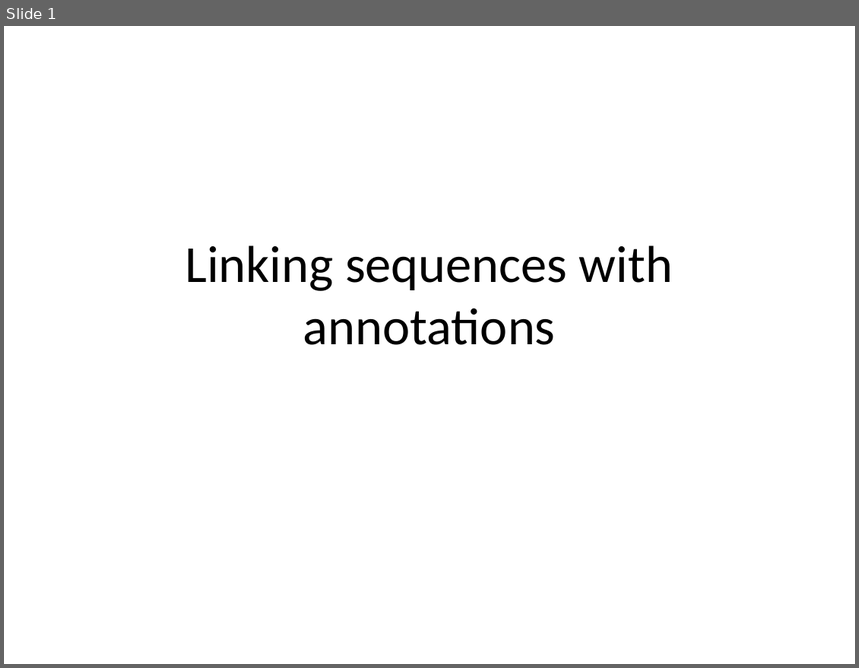
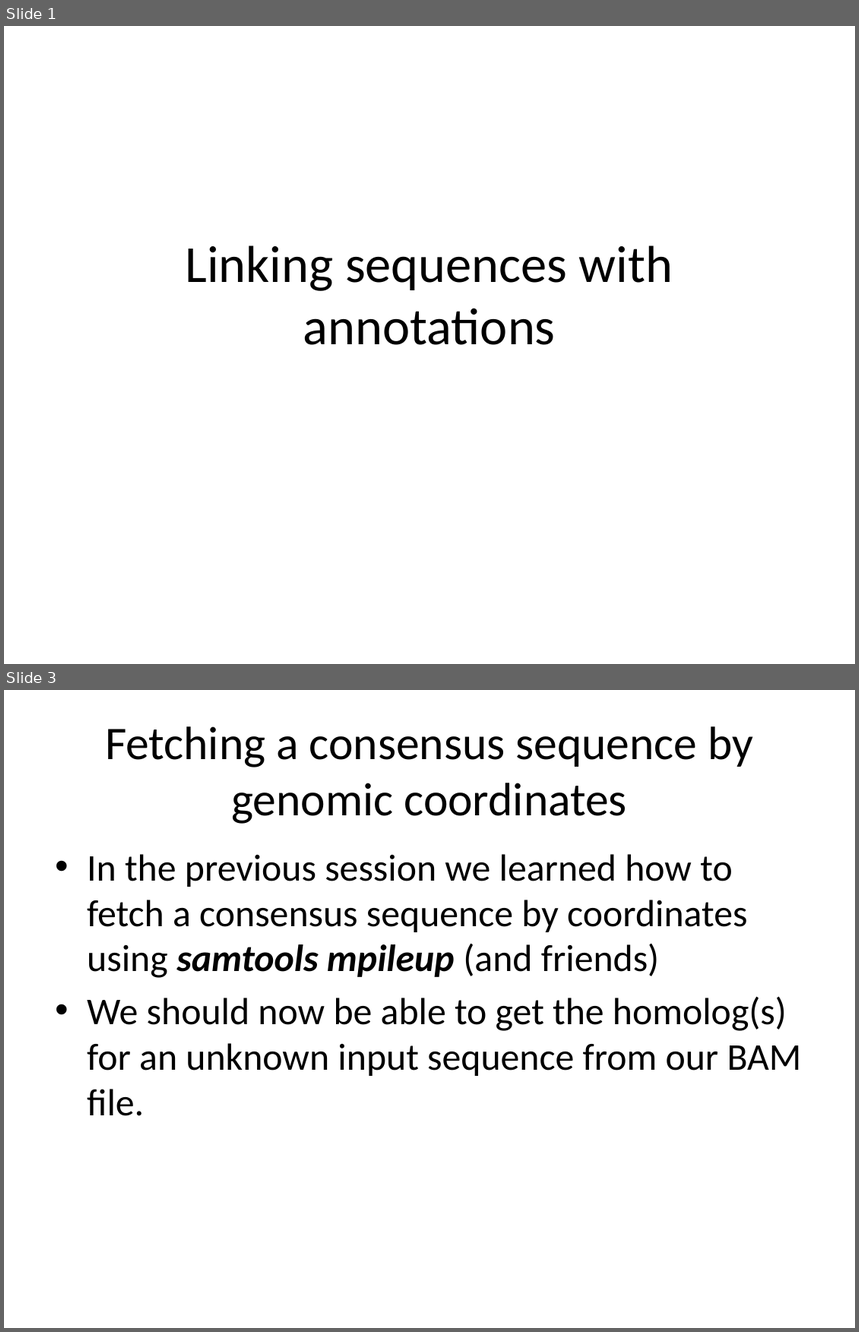
Before and after one commit to naturalis/arangs, a slide deck: doc/slides/day3/session4/seq2gff.pptx. Shown one above the other, each under a label of ours: slide 1 before the commit, slides 1 and 3 after it; the slides between them are not shown. The pictures are 859x668 and 859x1332 pixels, drawn with LibreOffice and Linux fonts; fonts in the diff are those of the drawing. Boxes give left, top, right and bottom in pixels: in the first picture for what was removed or moved away, otherwise in the second. Text is boxed around its words. In the diff, an @@ line names an element or a change of style, - is before the commit and + after.

```diff
--- a/doc/slides/day3/session4/seq2gff.pptx
+++ b/doc/slides/day3/session4/seq2gff.pptx
@@ slide 3 added at (4,690,855,1328), background #FFFFFF @@
@@ title added at (105,726,753,824), 39.6 pt, text #000000 @@
+Fetching a consensus sequence by genomic coordinates
@@ text added at (87,854,802,1116), 32 pt, text #000000 @@
+• In the previous session we learned how to fetch a consensus sequence by coordinates using samtools mpileup (and friends)
+• We should now be able to get the homolog(s) for an unknown input sequence from our BAM file.
```
Also in this commit, not shown: 2 other slides added.
